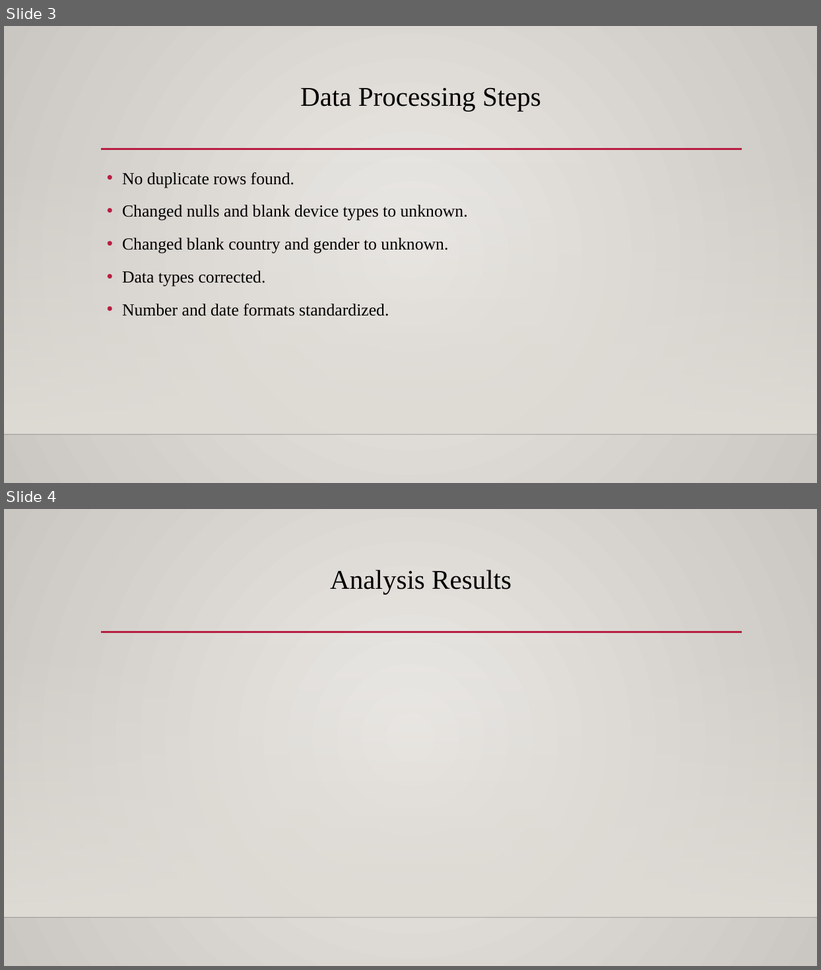
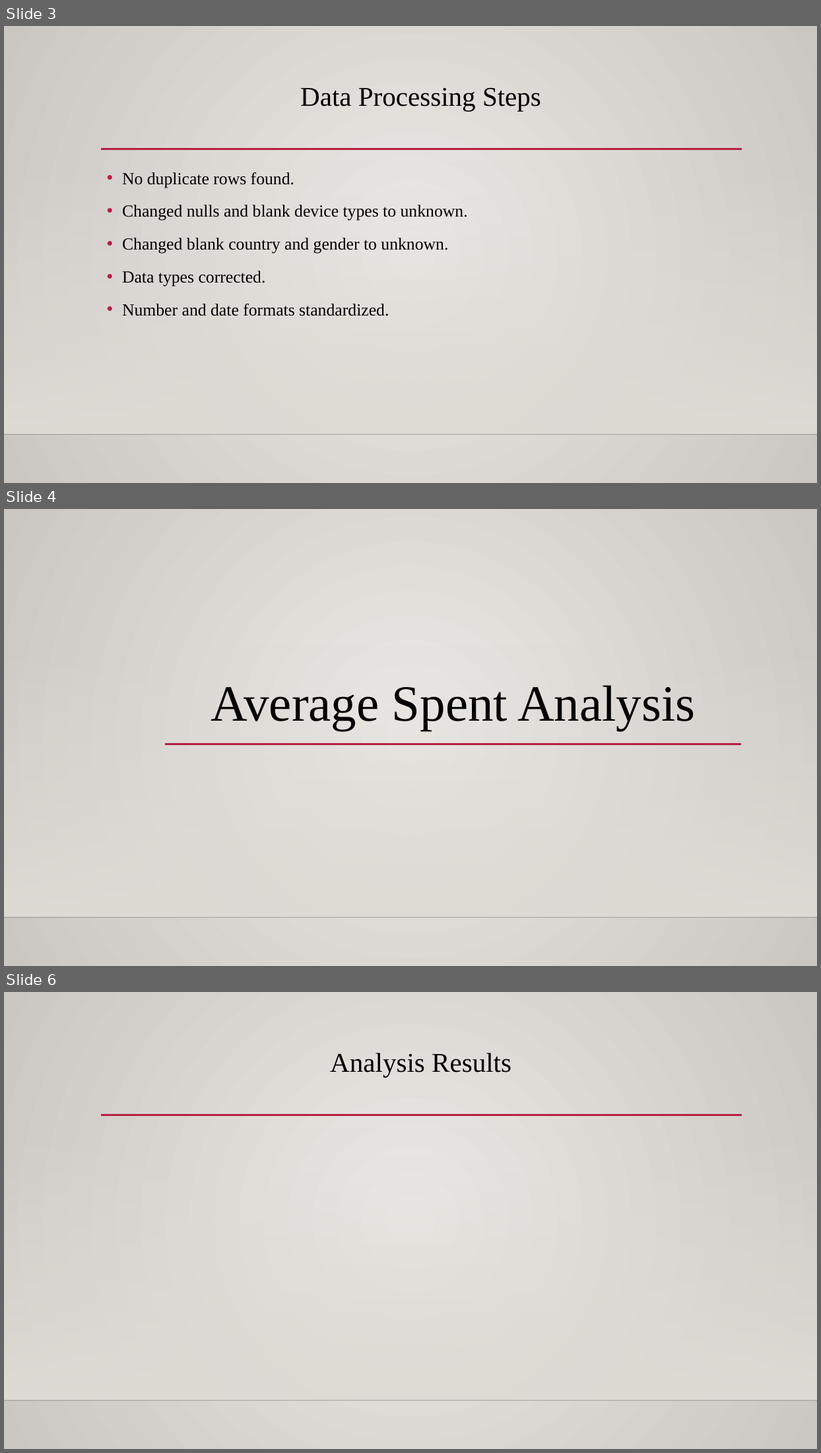
Before and after one commit to BatuSengezer/GloBox_A-B_Analysis, a slide deck: GloBox_A-B_Test_Presentation.pptx. Shown one above the other, each under a label of ours: slides 3 and 4 before the commit, slides 3, 4 and 6 after it; the slides between them are not shown. The pictures are 821x970 and 821x1453 pixels, drawn with LibreOffice and Linux fonts; fonts in the diff are those of the drawing; background and template pictures are left out. Boxes give left, top, right and bottom in pixels: in the first picture for what was removed or moved away, otherwise in the second. Text is boxed around its words. In the diff, an @@ line names an element or a change of style, - is before the commit and + after.

```diff
--- a/GloBox_A-B_Test_Presentation.pptx
+++ b/GloBox_A-B_Test_Presentation.pptx
@@ slide 4 added at [4,509,817,966], background gradient #ECEAE7 to #CAC7C1; not listed: 2 template elements that a slide beside it also shows @@
@@ title added at [211,685,695,731], 60 pt, text #000000 @@
+Average Spent Analysis
@@ line added from (165, 745) to (741, 745), #B71E42 2.5 pt @@
@@ what was slide 4 is now slide 6 @@
```
Also in this commit, not shown: 4 other slides added.
